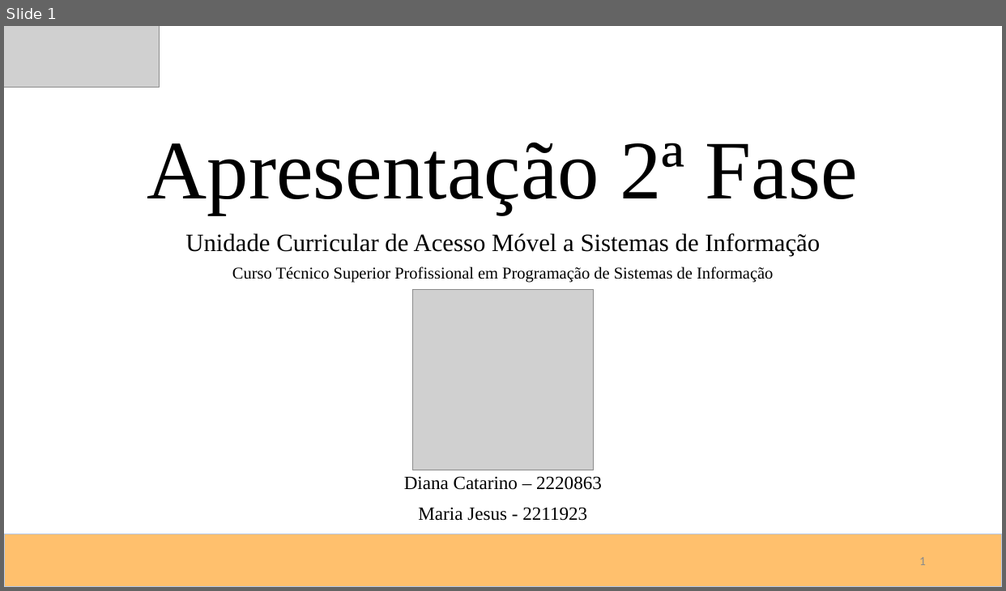
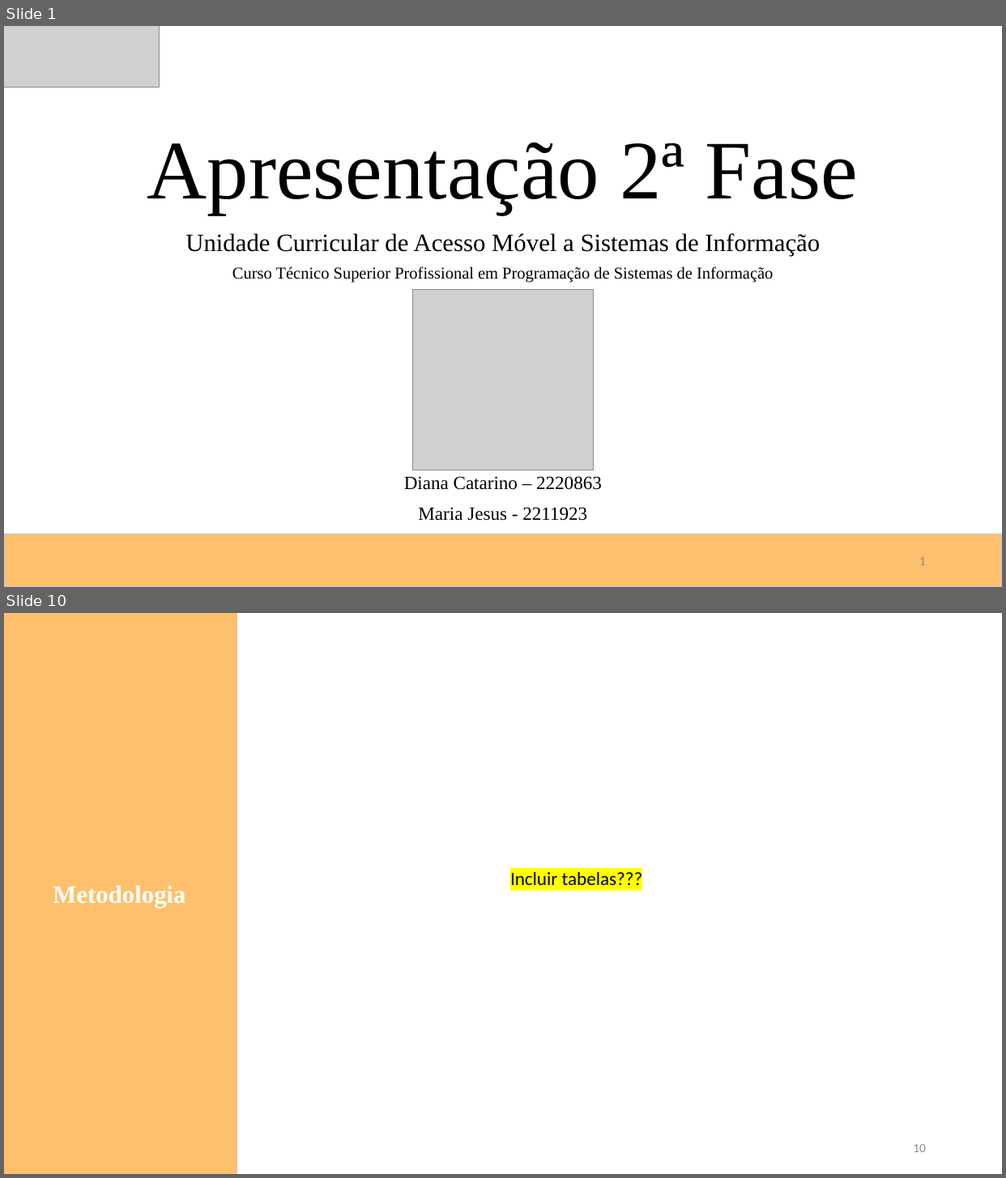
Before and after one commit to dianacatarino/PSI_AMSI_202324, a slide deck: doc/Apresentação 2ª Fase.pptx. Shown one above the other, each under a label of ours: slide 1 before the commit, slides 1 and 10 after it; the slides between them are not shown. The pictures are 1006x591 and 1006x1178 pixels, drawn with LibreOffice and Linux fonts; fonts in the diff are those of the drawing; grey boxes stand for pictures. Boxes give left, top, right and bottom in pixels: in the first picture for what was removed or moved away, otherwise in the second. Text is boxed around its words. In the diff, an @@ line names an element or a change of style, - is before the commit and + after.

```diff
--- a/doc/Apresentação 2ª Fase.pptx
+++ b/doc/Apresentação 2ª Fase.pptx
@@ slide 10 added at (x1=4, y1=613, x2=1002, y2=1174), background #FFFFFF @@
@@ rectangle added at (x1=4, y1=613, x2=236, y2=1174), fill #FFC06D, outline #FFC06D 1 pt @@
@@ text added at (x1=510, y1=870, x2=643, y2=891), 18 pt, text #000000 @@
+Incluir tabelas???
@@ text added at (x1=53, y1=885, x2=185, y2=908), 24 pt, text #FFFFFF, bold @@
+Metodologia
@@ page number added at (x1=913, y1=1144, x2=926, y2=1152), 12 pt, text #8C8C8C @@
+10
```
Also in this commit, not shown: 1 slide changed, 9 other slides added.
